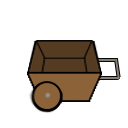
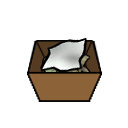
Revision of a layered 128 x 128 image; what changed, layer by layer:
hid "BackWheelCenter" over [44, 92, 51, 99]
hid "BackWheel" over [32, 82, 61, 110]
hid "BackWheel bg" over [28, 81, 65, 113]
added layer "Cloth.tex" above "StoneChunks.tex" over [39, 37, 88, 72]
added layer "StoneChunks.tex" above "ResourcesRaw.tex" over [55, 59, 80, 72]
added layer "ResourcesRaw.tex" above "Strip.tex" over [69, 53, 91, 72]
added layer "Strip.tex" above "inside line" over [41, 55, 72, 90]
hid "Handle" over [89, 59, 120, 80]
hid "Handle bg" over [89, 57, 121, 81]
